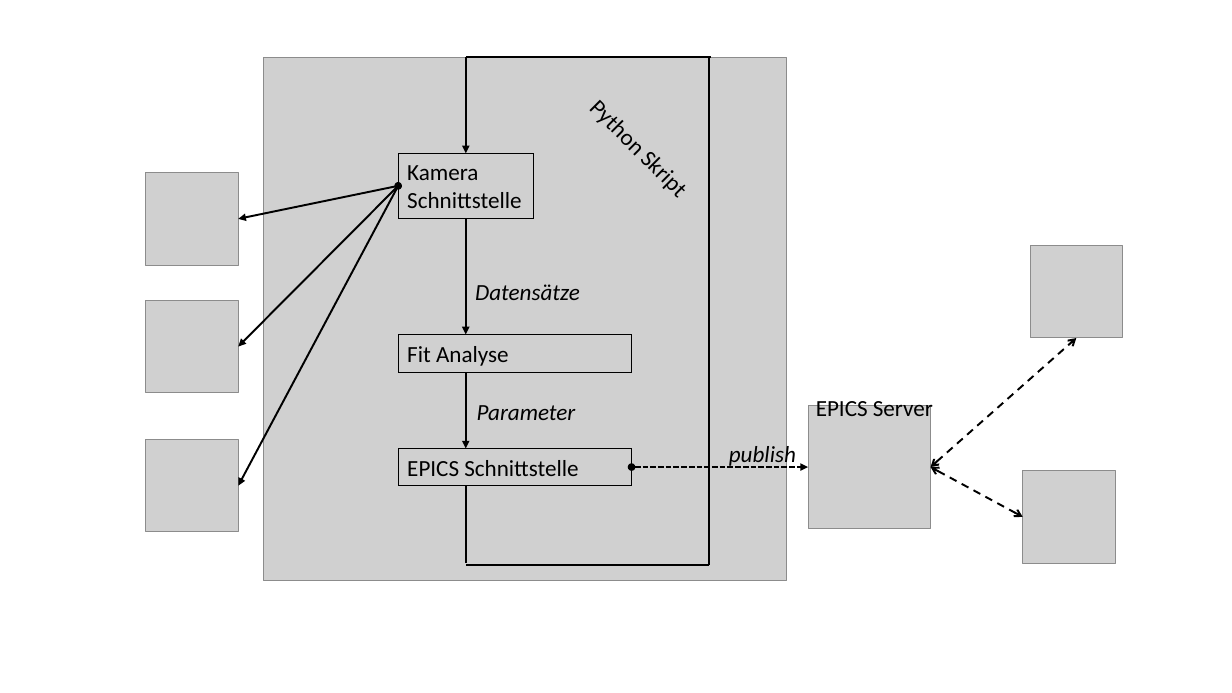
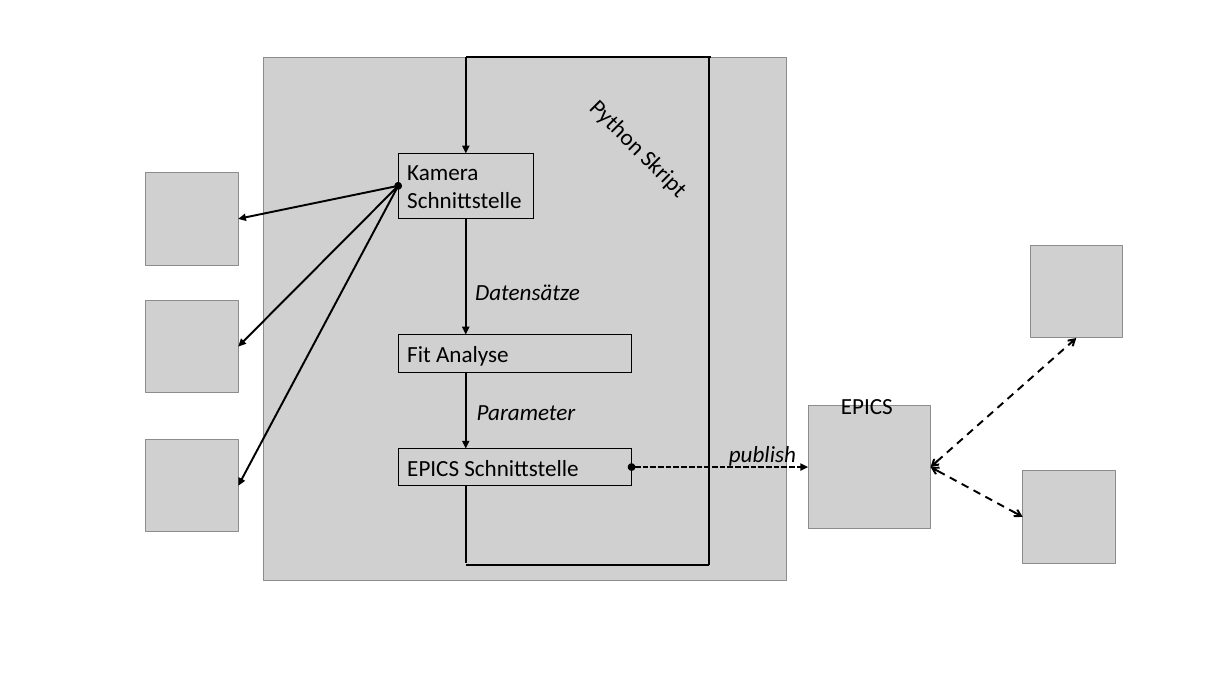
Before and after one commit to claryguru/BA_epics_camera, a slide deck: slide 1 of Dokumentation/erstellte_Abbildungen.pptx. Drawn at 1232x693 pixels with LibreOffice and Linux fonts; fonts in the diff are those of the drawing; grey boxes stand for pictures. Boxes give left, top, right and bottom in pixels: in the first picture for what was removed or moved away, otherwise in the second. Text is boxed around its words. In the diff, an @@ line names an element or a change of style, - is before the commit and + after.

```diff
--- a/Dokumentation/erstellte_Abbildungen.pptx
+++ b/Dokumentation/erstellte_Abbildungen.pptx
@@ text at [841,395,893,414]: text changed @@
-EPICS Server
+EPICS
```
Also in this commit, not shown: 1 slide added, 1 other file.
